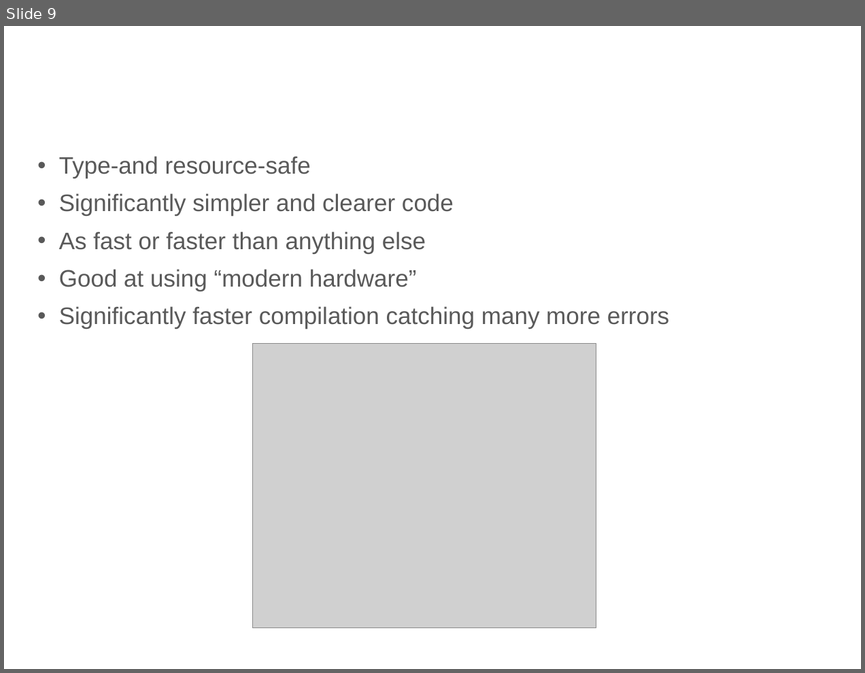
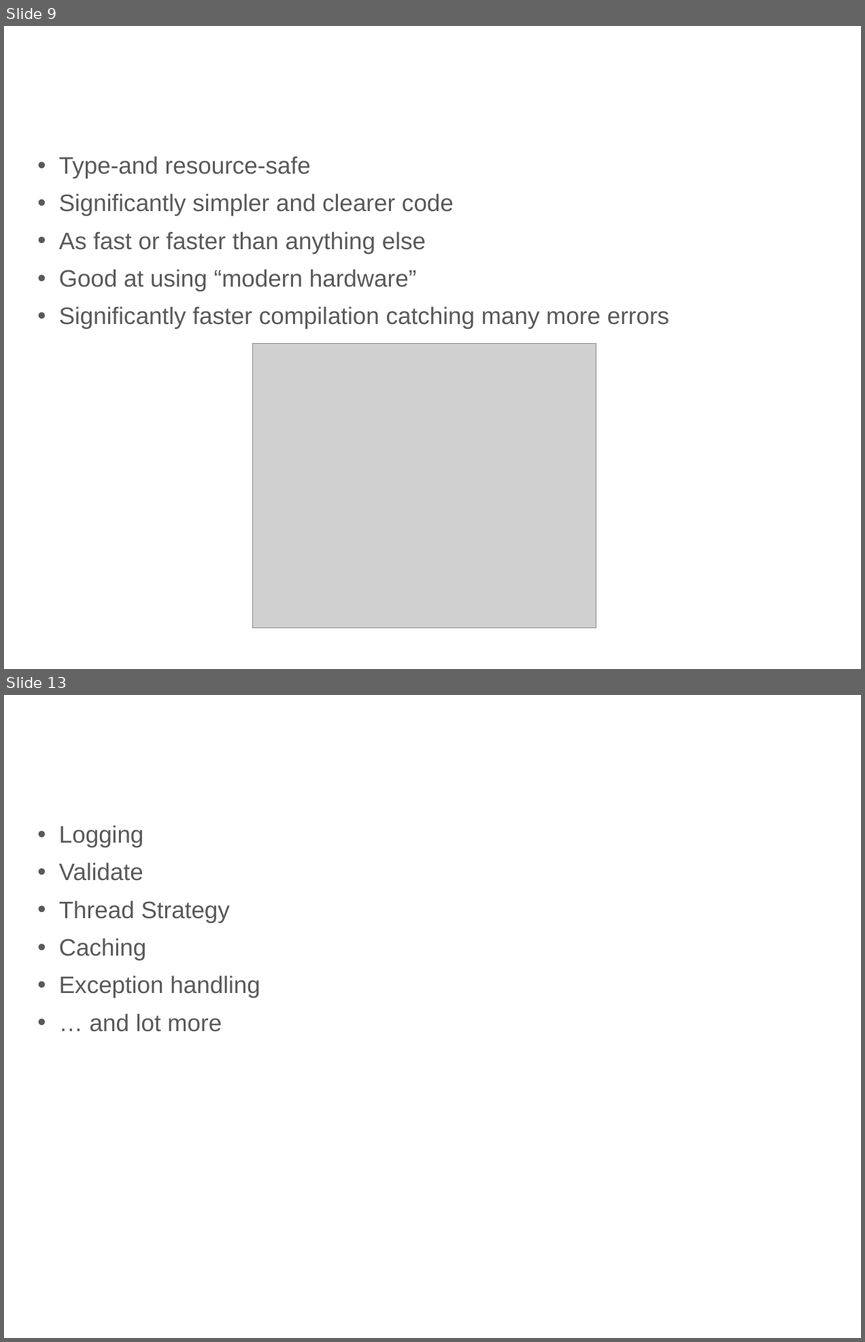
Before and after one commit to qicosmos/cppcon2017, a slide deck: CPP-Summit.pptx. Shown one above the other, each under a label of ours: slide 9 before the commit, slides 9 and 13 after it; the slides between them are not shown. The pictures are 865x673 and 865x1342 pixels, drawn with LibreOffice and Linux fonts; fonts in the diff are those of the drawing; grey boxes stand for pictures; background and template pictures are left out. Boxes give left, top, right and bottom in pixels: in the first picture for what was removed or moved away, otherwise in the second. Text is boxed around its words. In the diff, an @@ line names an element or a change of style, - is before the commit and + after.

Commit message:
update

```diff
--- a/CPP-Summit.pptx
+++ b/CPP-Summit.pptx
@@ slide 13 added at (x1=4, y1=695, x2=861, y2=1338), background #FFFFFF @@
@@ text added at (x1=29, y1=724, x2=644, y2=763), 24 pt, text #FFFFFF @@
+AOP
@@ text added at (x1=59, y1=825, x2=260, y2=1032), 20 pt, text #595959 @@
+• Logging
+• Validate
+• Thread Strategy
+• Caching
+• Exception handling
+• … and lot more
```
Also in this commit, not shown: 3 other slides added.
